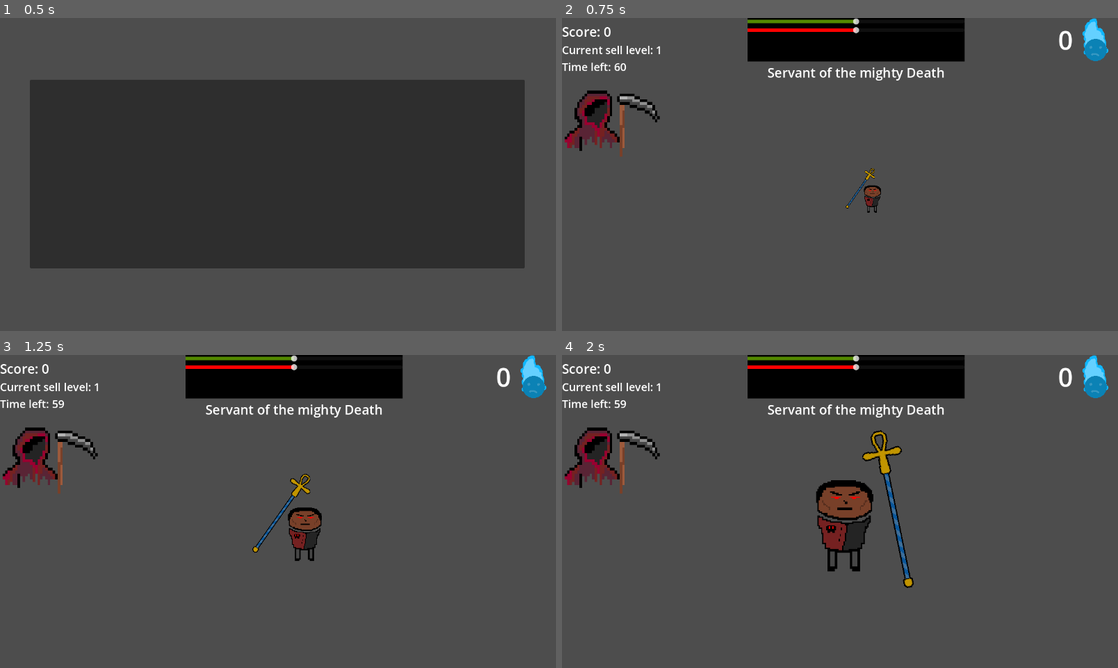
Above: before the commit, frames 1-4 (two rows, left to right).
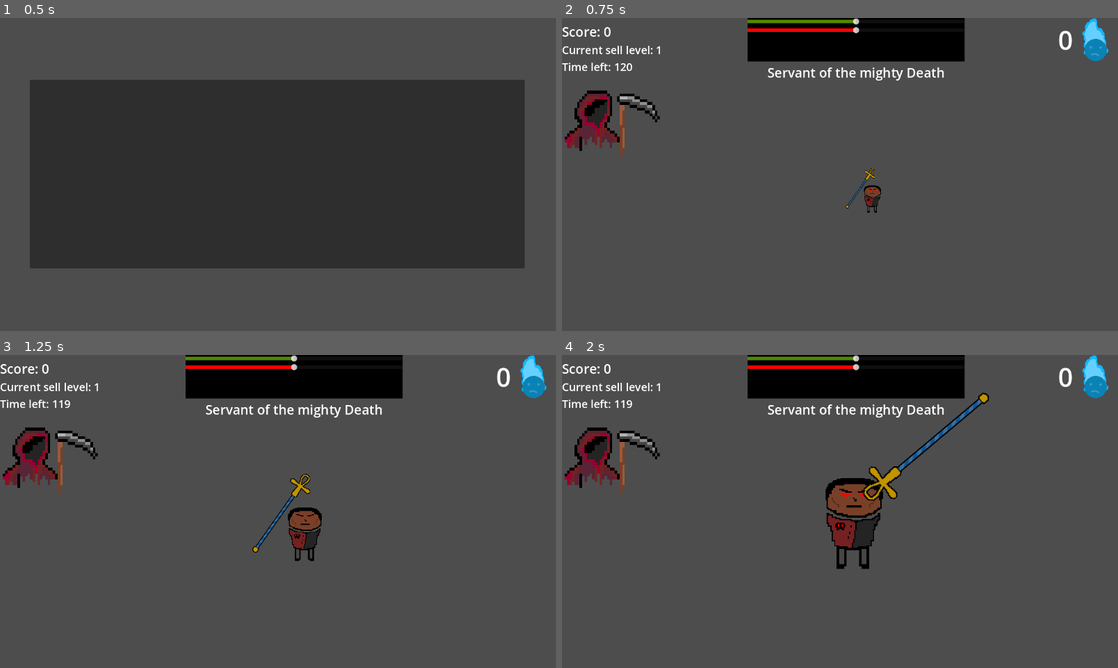
Above: after the commit, the same moments.

Repository: dkristia/Soul-Harvester
Game: Godot game, scene res://Scenes/StartManu/Menu.tscn
Same seed, same stepped clock (60 frames per second), same inputs: the game is played once before the commit and once after it.
Inputs (mouse positions are in pixels of both pictures, inside the frame that each line leads up to):
- Up to frame 1 (0.5 s): no input
- Up to frame 2 (0.75 s): click (840, 174) at 0.5 s
- Up to frame 3 (1.25 s): no input
- Up to frame 4 (2 s): move the mouse to (962, 495) at 1.27 s; hold D (right) from 1.28 s (still down); click (962, 495) at 1.35 s; tap Space (secondary_ability) at 1.55 s

Frame 1 is identical in both runs. In frame 2, less than 0.1% of the frame differs, in the area x 9-13%, y 14-17%; in frame 3, less than 0.1%; in frame 4, 3.3%, in the area x 9-77%, y 12-75%.

Commit message:
add staff projectile

Diff:
--- a/Objects/Player/Staff.gd
+++ b/Objects/Player/Staff.gd
@@ -1,15 +1,11 @@
 extends Node2D
 
-
-func _process(_delta):
+func _process(delta):
 	look_at(get_global_mouse_position())
-
 	if rotation_degrees >= 270:
 		rotation_degrees -= 360
 	elif rotation_degrees <= -270:
 		rotation_degrees += 360
-
-
 	if 90 > rotation_degrees and rotation_degrees > -90:
 		scale.y = abs(scale.y)
 	else:
--- a/Objects/Player/player.gd
+++ b/Objects/Player/player.gd
@@ -2,10 +2,12 @@
 
 @onready var global = $"/root/Global"
 @onready var game = get_parent()
+@onready var staff_projectile = preload("res://Objects/Projectile/staff_projectile.tscn")
 
 var default_radius = Vector2(1, 1)
 
 var ability_on_cooldown = false
+var sec_ability_on_cooldown = false
 var dashedDistance = 0
 var directions
 var dashing = false
@@ -37,6 +39,13 @@
 		anubis_main_ability() if global.AnubisMode else death_main_ability()
 		ability_on_cooldown = true
 		var timer = $MainAbilityCooldown
+		timer.wait_time = 10 if global.AnubisMode else 10
+		timer.start()
+
+	if Input.is_action_just_pressed("secondary_ability") and !sec_ability_on_cooldown:
+		anubis_secondary_ability() if global.AnubisMode else death_secondary_ability()
+		sec_ability_on_cooldown = true
+		var timer = $SecondaryCooldown
 		timer.wait_time = 10 if global.AnubisMode else 4
 		timer.start()
 
@@ -75,7 +84,18 @@
 		global.ability_radius_multiplier = 10
 		$PickupRadius.activated = true
 
+func anubis_secondary_ability():
+	pass
+
 func death_main_ability():
+	var staff = staff_projectile.instantiate()
+	staff.target = get_global_mouse_position()
+	staff.position = position
+	staff.target = position + (staff.target-position).normalized() * 2000
+	add_sibling(staff)
+	$Staff.modulate.a = 0
+
+func death_secondary_ability():
 	dashing = true
 	global.ability_radius_multiplier = 2
 	startpos = position
@@ -94,11 +114,7 @@
 		$MainSprite.play("death")
 
 func _on_main_cooldown_timeout():
-	ability_on_cooldown=false
-
-func _on_dash_timer_timeout():
-	global.speed /= 1 if global.AnubisMode else 10
-	$DashTimer.stop()
+	ability_on_cooldown = false
 
 func _on_pickup_radius_area_entered(area):
 	if area.is_in_group("soul"):
@@ -106,6 +122,7 @@
 		area.picked_up = true
 	elif area.is_in_group("human") and dashing:
 		area.call_deferred("kill")
+		global.good -= 1
 
 func _on_inner_pickup_radius_area_entered(area):
 	if area.is_in_group("soul"):
@@ -113,3 +130,7 @@
 		if global.souls == 5 * global.sLevel ** 2:
 			global.sLevel += 1
 		area.queue_free()
+
+
+func _on_secondary_cooldown_timeout():
+	sec_ability_on_cooldown = false
--- a/Objects/Player/player.tscn
+++ b/Objects/Player/player.tscn
@@ -147,10 +147,10 @@
 [node name="MainAbilityCooldown" type="Timer" parent="."]
 wait_time = 5.0
 
-[node name="DashTimer" type="Timer" parent="."]
-wait_time = 4.0
+[node name="SecondaryCooldown" type="Timer" parent="."]
+wait_time = 5.0
 
 [connection signal="area_entered" from="PickupRadius" to="." method="_on_pickup_radius_area_entered"]
 [connection signal="area_entered" from="InnerPickupRadius" to="." method="_on_inner_pickup_radius_area_entered"]
 [connection signal="timeout" from="MainAbilityCooldown" to="." method="_on_main_cooldown_timeout"]
-[connection signal="timeout" from="DashTimer" to="." method="_on_dash_timer_timeout"]
+[connection signal="timeout" from="SecondaryCooldown" to="." method="_on_secondary_cooldown_timeout"]
--- /dev/null
+++ b/Objects/Projectile/staff_projectile.gd
@@ -0,0 +1,23 @@
+extends Area2D
+
+@export var target = Vector2(0, 0)
+@onready var global = $"/root/Global"
+var reached = false
+
+func _process(delta):
+	rotation_degrees += 1500 * delta
+	if !reached:
+		position = position.move_toward(target, 1500*delta)
+		if round(position) == round(target):
+			reached = true
+	else:
+		position = position.move_toward(get_parent().get_node("Player").position, 1500*delta)
+	if position == get_parent().get_node("Player").position:
+		get_parent().get_node("Player").get_node("Staff").modulate.a = 100
+		queue_free()
+
+
+func _on_area_entered(area):
+	if area.is_in_group("human"):
+		area.call_deferred("kill")
+		global.bad += 1
--- /dev/null
+++ b/Objects/Projectile/staff_projectile.tscn
@@ -0,0 +1,21 @@
+[gd_scene load_steps=4 format=3 uid="uid://cg3d3dvpct2x5"]
+
+[ext_resource type="Script" path="res://Objects/Projectile/staff_projectile.gd" id="1_bwncg"]
+[ext_resource type="Texture2D" uid="uid://ddb3hpb72ns4w" path="res://Assets/Player/Anubis/Staff/staff.png" id="3_nsqod"]
+
+[sub_resource type="RectangleShape2D" id="RectangleShape2D_gxvfy"]
+size = Vector2(97, 385)
+
+[node name="staff_projectile" type="Area2D"]
+script = ExtResource("1_bwncg")
+
+[node name="Sprite2D" type="Sprite2D" parent="."]
+texture_filter = 1
+scale = Vector2(1.5, 1.5)
+texture = ExtResource("3_nsqod")
+
+[node name="CollisionShape2D" type="CollisionShape2D" parent="."]
+position = Vector2(1.5, -0.5)
+shape = SubResource("RectangleShape2D_gxvfy")
+
+[connection signal="area_entered" from="." to="." method="_on_area_entered"]
--- a/Scenes/GUI/VBoxContainer.gd
+++ b/Scenes/GUI/VBoxContainer.gd
@@ -3,6 +3,6 @@
 
 @onready var global = $"/root/Global"
 
-func _process(delta):
+func _process(_delta):
 	$Good.value = global.good
 	$Bad.value = global.bad
--- a/Scenes/Game/game.gd
+++ b/Scenes/Game/game.gd
@@ -1,7 +1,7 @@
 extends Node2D
 
 
-var time = 60
+var time = 120
 var animationPlayed = false
 @onready var _soul = preload("res://Objects/Human/human.tscn")
 @onready var global = $"/root/Global"
@@ -19,7 +19,8 @@
 
 func _process(delta):
 	_time_label.text = "Time left: " + str(round(time))
-	if time <= 0:
+	if time < 0:
+		time = 0
 		global.dead = true
 	else:
 		time -= delta
@@ -33,12 +34,12 @@
 			print("death")
 			global.score += global.souls * global.sLevel * 2
 			global.bad += global.souls
-			global.good -= global.souls/2
 			time += global.souls * global.sLevel / 2
 		else:
 			print("good")
 			global.good += global.souls * global.sLevel
 			global.score += global.souls * global.sLevel
+			global.bad -= global.souls
 		global.souls = 0
 
 	if global.dead and !animationPlayed:
@@ -46,7 +47,7 @@
 		await _animated_sprite.animation_finished
 		animationPlayed = true
 
-	if  global.bad/global.good > 2:
+	if global.good <= 0 or global.bad/global.good >= 2:
 		global.dead = true
 
 func _on_soul_spawner_timeout():
